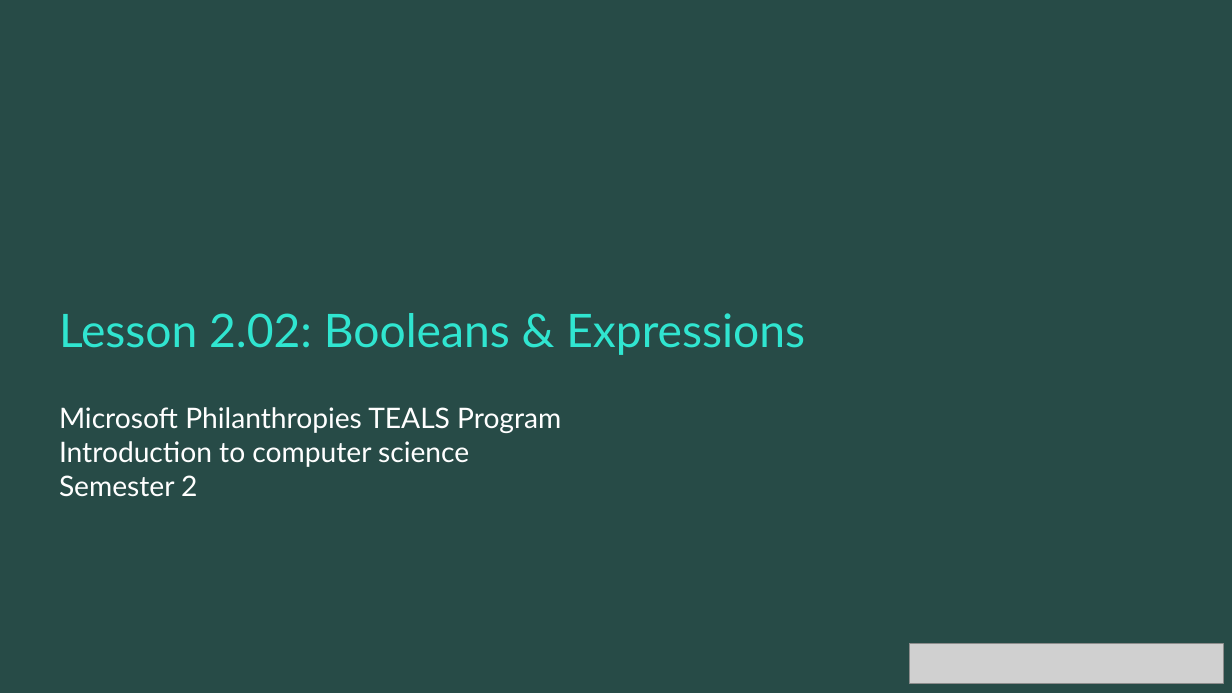
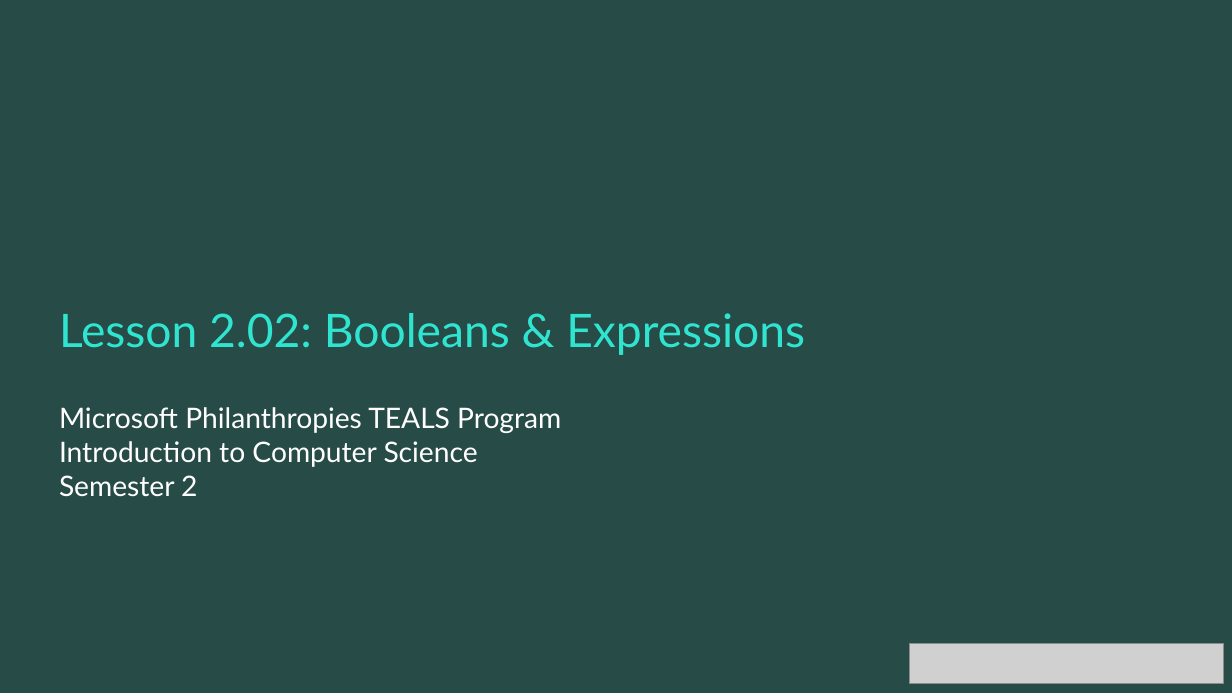
Before and after one commit to TEALSK12/2nd-semester-introduction-to-computer-science, a slide deck: slide 1 of units/2_unit/slidedecks/Intro Python 2.02 TEALS.pptx. Drawn at 1232x693 pixels with LibreOffice and Linux fonts; fonts in the diff are those of the drawing; grey boxes stand for pictures; background and template pictures are left out. Boxes give left, top, right and bottom in pixels: in the first picture for what was removed or moved away, otherwise in the second. Text is boxed around its words. In the diff, an @@ line names an element or a change of style, - is before the commit and + after.

```diff
--- a/units/2_unit/slidedecks/Intro Python 2.02 TEALS.pptx
+++ b/units/2_unit/slidedecks/Intro Python 2.02 TEALS.pptx
@@ text at [59, 441, 478, 467]: text changed @@
-Introduction to computer science
+Introduction to Computer Science
```
Also in this commit, not shown: 18 other files.
